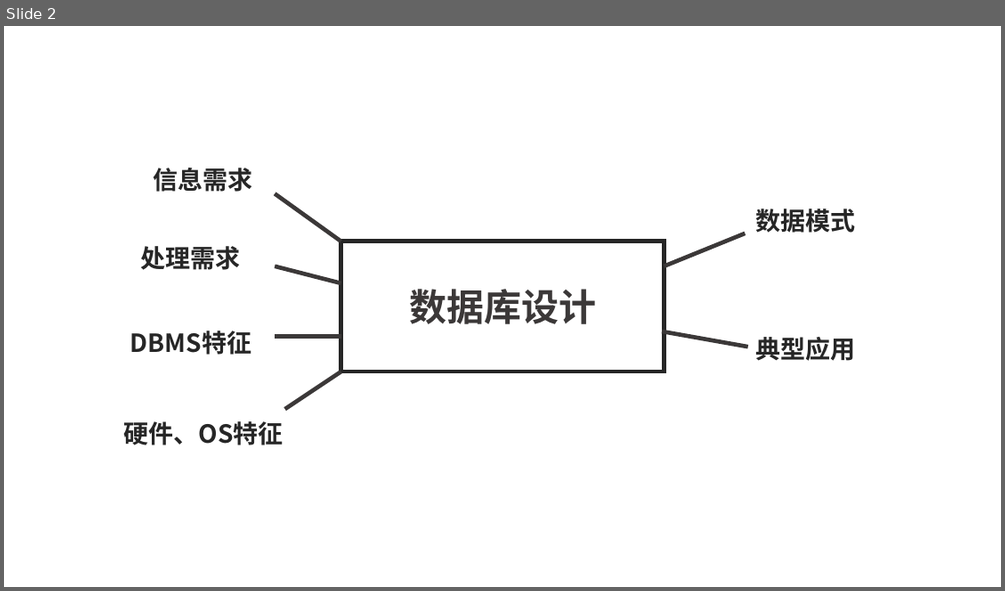
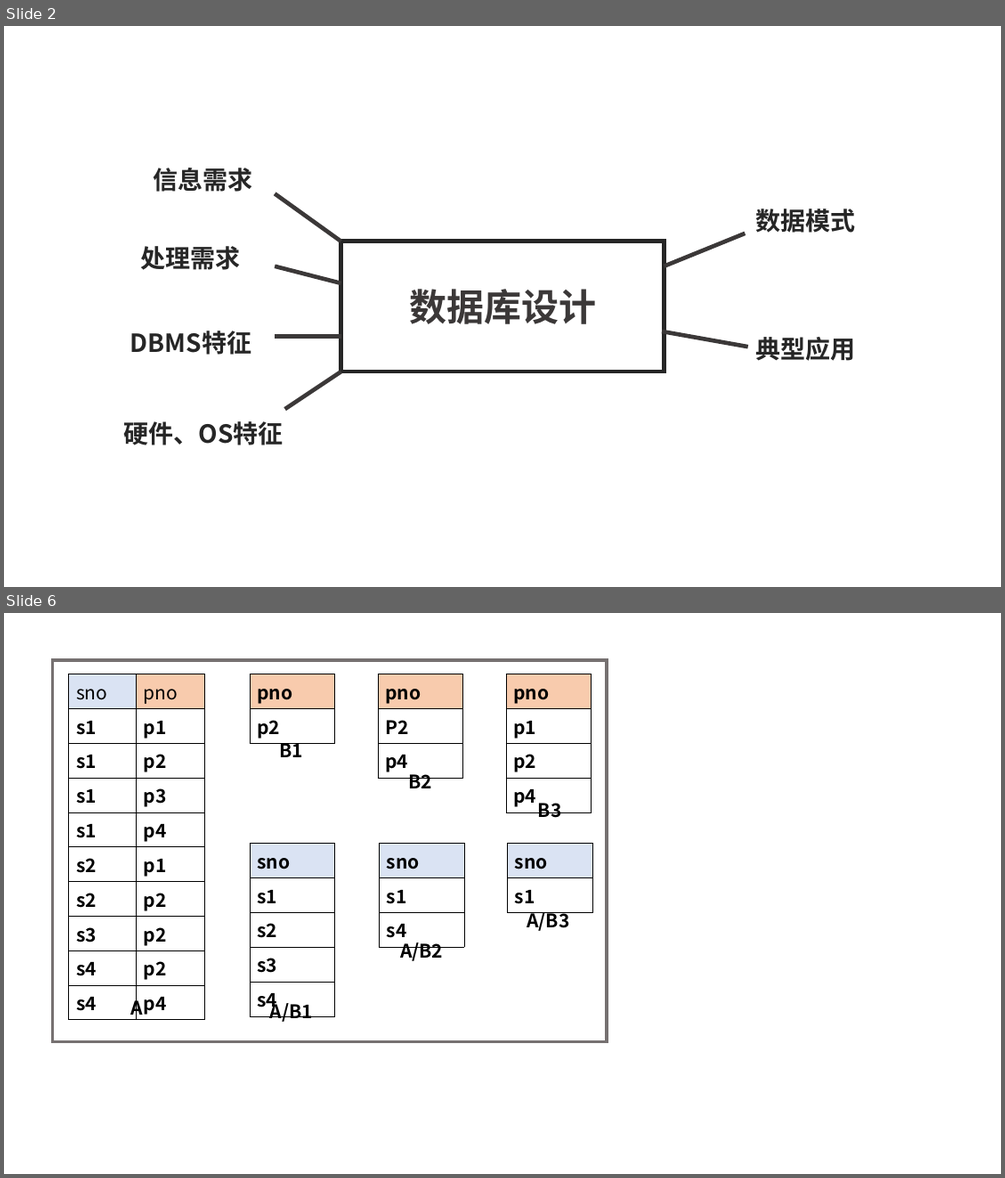
Before and after one commit to JackGittes/Database-Principle-Note, a slide deck: drawing/图片.pptx. Shown one above the other, each under a label of ours: slide 2 before the commit, slides 2 and 6 after it; the slides between them are not shown. The pictures are 1005x591 and 1005x1178 pixels, drawn with LibreOffice and Linux fonts; fonts in the diff are those of the drawing. Boxes give left, top, right and bottom in pixels: in the first picture for what was removed or moved away, otherwise in the second. Text is boxed around its words. In the diff, an @@ line names an element or a change of style, - is before the commit and + after.

```diff
--- a/drawing/图片.pptx
+++ b/drawing/图片.pptx
@@ slide 6 added at (4,613,1001,1174), background #FFFFFF @@
@@ rectangle added at (53,660,607,1041), outline #767171 3 pt @@
@@ table added at (68,674,204,1018), 10 rows, 2 columns @@
+sno | pno
+s1 | p1
+s1 | p2
+s1 | p3
+s1 | p4
+s2 | p1
+s2 | p2
+s3 | p2
+s4 | p2
+s4 | p4
@@ table added at (250,674,334,742), 2 rows, 1 columns @@
+pno
+p2
@@ table added at (378,674,463,776), 3 rows, 1 columns @@
+pno
+P2
+p4
@@ table added at (506,674,591,811), 4 rows, 1 columns @@
+pno
+p1
+p2
+p4
@@ text added at (280,743,304,757), 18 pt, text #000000, bold @@
+B1
@@ text added at (408,774,432,788), 18 pt, text #000000, bold @@
+B2
@@ text added at (538,803,562,818), 18 pt, text #000000, bold @@
+B3
@@ table added at (250,844,334,1014), 5 rows, 1 columns @@
+sno
+s1
+s2
+s3
+s4
@@ table added at (380,844,465,941), 3 rows, 1 columns @@
+sno
+s1
+s4
@@ table added at (507,844,592,908), 2 rows, 1 columns @@
+sno
+s1
@@ text added at (526,912,569,931), 18 pt, text #000000, bold @@
+A/B3
@@ text added at (400,942,443,961), 18 pt, text #000000, bold @@
+A/B2
@@ text added at (131,996,143,1019), 18 pt, text #000000, bold @@
+A
@@ text added at (270,999,313,1022), 18 pt, text #000000, bold @@
+A/B1
```
Also in this commit, not shown: 4 other slides added, 11 other files.
